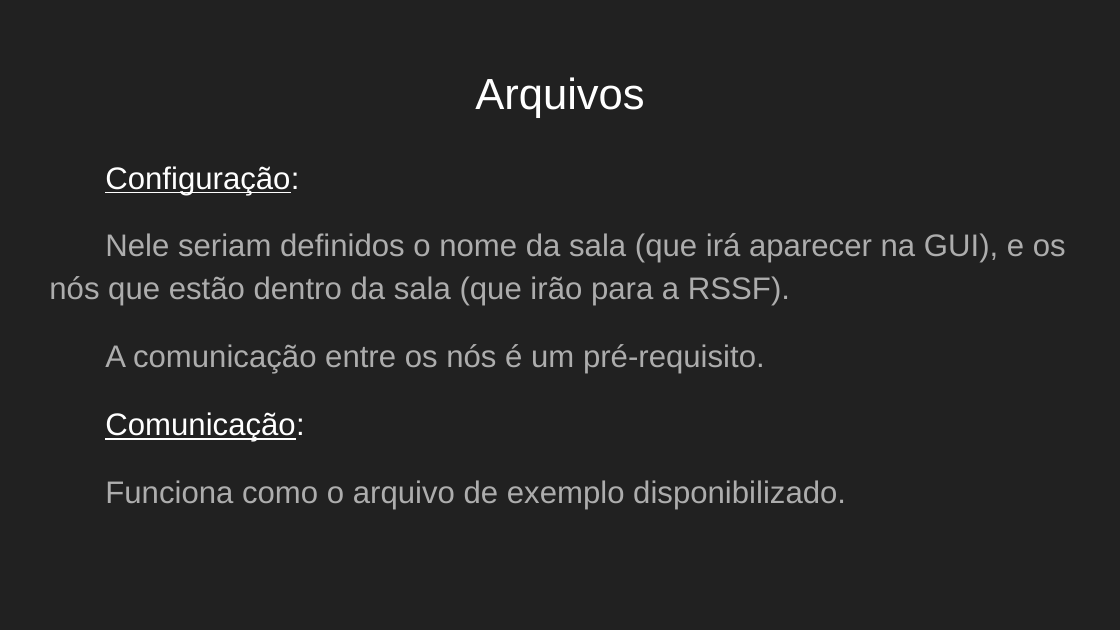
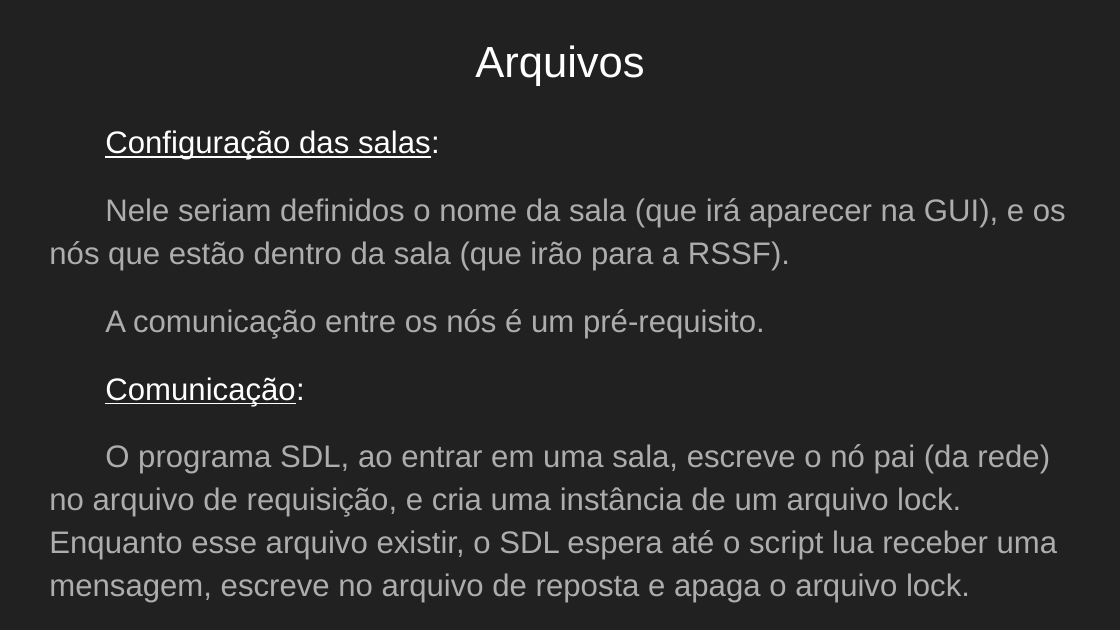
Before and after one commit to dusiromulo/projeto-final-reativos, a slide deck: slide 7 of Apresentação.pptx (slide 5 before the commit). Drawn at 1120x630 pixels with LibreOffice and Linux fonts; fonts in the diff are those of the drawing. Boxes give left, top, right and bottom in pixels: in the first picture for what was removed or moved away, otherwise in the second. Text is boxed around its words. In the diff, an @@ line names an element or a change of style, - is before the commit and + after.

```diff
--- a/Apresentação.pptx
+++ b/Apresentação.pptx
@@ title "Arquivos": place and size @@
-title "Arquivos" at <box>475,77,644,118</box>
+title "Arquivos" at <box>475,45,644,86</box>
@@ text "Configuração das salas:": place and size @@
-text "Configuração das salas:" at <box>49,166,1066,509</box>
+text "Configuração das salas:" at <box>49,130,1066,603</box>
@@ text at <box>105,130,440,160</box>: text changed @@
-Configuração:
+Configuração das salas:
@@ text at <box>49,444,1058,603</box>: text changed @@
-Funciona como o arquivo de exemplo disponibilizado.
+O programa SDL, ao entrar em uma sala, escreve o nó pai (da rede) no arquivo de requisição, e cria uma instância de um arquivo lock. Enquanto esse arquivo existir, o SDL espera até o script lua receber uma mensagem, escreve no arquivo de reposta e apaga o arquivo lock.
```
Also in this commit, not shown: 2 other slides changed, 5 slides added, 1 slide removed, 2 other files.
